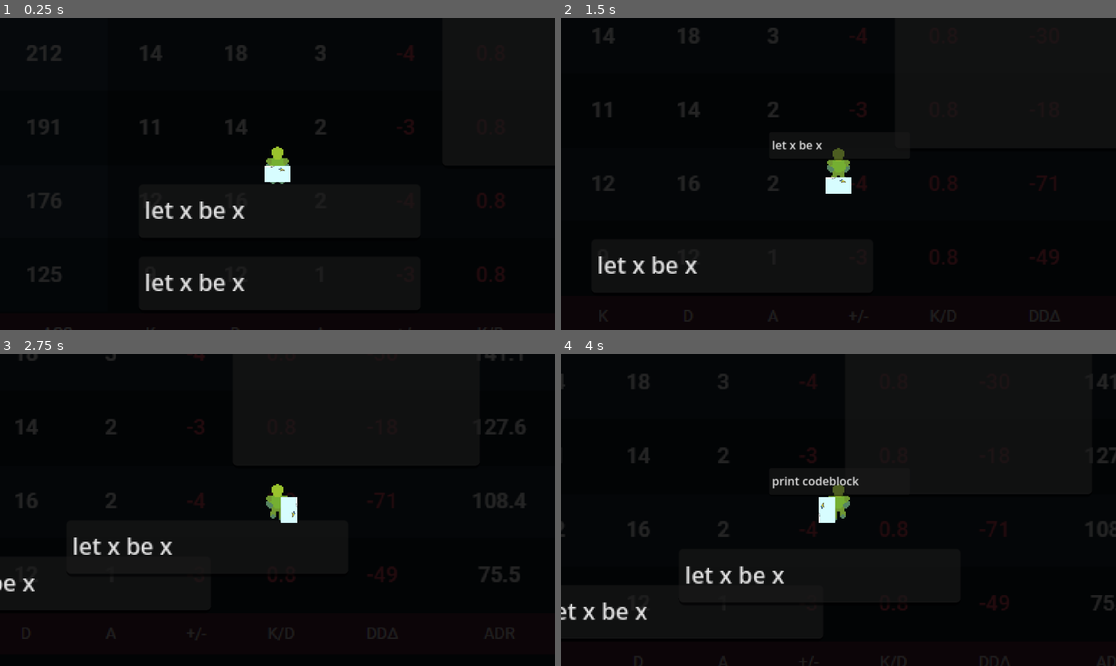
Above: before the commit, frames 1-4 (two rows, left to right).
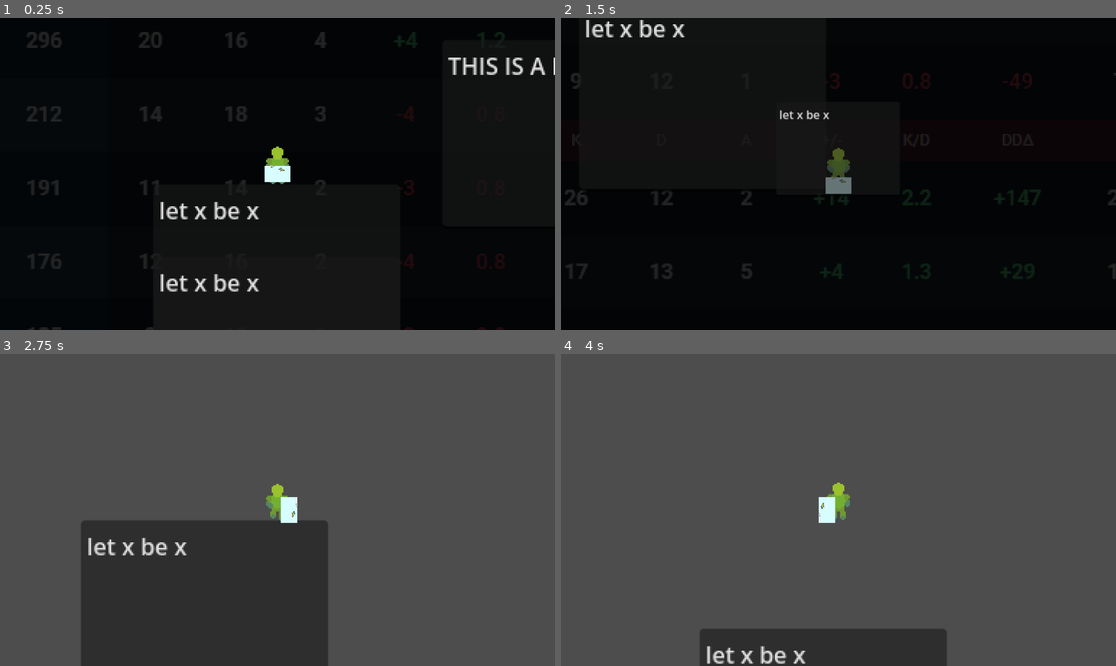
Above: after the commit, the same moments.

Repository: csesoc/csesoc-game-2026
Game: Godot game, scene res://worldspace/world.tscn
Same seed, same stepped clock (60 frames per second), same inputs: the game is played once before the commit and once after it.
Inputs:
- Up to frame 1 (0.25 s): no input
- Up to frame 2 (1.5 s): tap Enter at 0.5 s; hold D (move right) 0.53-1.28 s; hold E (primary interact) 0.53-1.28 s; hold S (move down) from 1.28 s (still down); tap E (primary interact) at 1.35 s
- Up to frame 3 (2.75 s): release S (move down) at 2.03 s; hold D (move right) from 2.03 s (still down); hold E (primary interact) from 2.03 s (still down)
- Up to frame 4 (4 s): release D (move right) at 2.78 s; release E (primary interact) at 2.78 s; hold W (move up) 2.78-3.53 s; tap E (primary interact) at 2.85 s; hold A (move left) from 3.53 s (still down); hold E (primary interact) from 3.53 s (still down)

The runs differ from the first frame. In frame 1, 3.5% of the frame differs, in the area x 4-100%, y 4-100%; in frame 2, 3.3%; in frame 3, 98%; in frame 4, 99%, in the area x 0-100%, y 0-100%.
Error after the commit: Attempt to call function 'instantiate' in base 'null instance' on a null instance. (res://worldspace/interactables/codeblocks/CodeblockAssign.gd:12)

Commit message:
feat | fixed scenes and added codeblock if scene

Diff:
--- a/godot-project/worldspace/interactables/codeblocks/CodeblockAssign.gd
+++ b/godot-project/worldspace/interactables/codeblocks/CodeblockAssign.gd
@@ -1,7 +1,7 @@
 class_name CodeblockAssign
 extends Codeblock
 
-static var scene = preload("res://worldspace/interactables/codeblocks/CodeblockAssign.tscn")
+static var scene = load("res://worldspace/interactables/codeblocks/CodeblockAssign.tscn")
 
 # the value to assign
 var value = 10 # : ExpressionNode = null # (int, string, or other)
--- a/godot-project/worldspace/interactables/codeblocks/CodeblockAssign.tscn
+++ b/godot-project/worldspace/interactables/codeblocks/CodeblockAssign.tscn
@@ -1,10 +1,25 @@
 [gd_scene format=3 uid="uid://bu2qwi4f113h0"]
 
-[ext_resource type="PackedScene" uid="uid://ckh0owkvn118n" path="res://worldspace/interactables/codeblocks/codeblock.tscn" id="1_fhbxj"]
-[ext_resource type="Script" uid="uid://dqceimak8cqly" path="res://worldspace/interactables/codeblocks/CodeblockAssign.gd" id="2_1pvw7"]
+[ext_resource type="Script" uid="uid://ca8jk14ow4od6" path="res://worldspace/interactables/codeblocks/CodeblockIf.gd" id="1_fhbxj"]
+[ext_resource type="Script" uid="uid://b83bksvwk3gsh" path="res://worldspace/interactables/PlayerPickupComponent.gd" id="2_1pvw7"]
 
-[node name="Codeblock" unique_id=1573427484 instance=ExtResource("1_fhbxj")]
+[sub_resource type="RectangleShape2D" id="RectangleShape2D_yq4o1"]
+size = Vector2(171, 131.125)
+
+[node name="Codeblock" type="StaticBody2D" unique_id=1541590970]
+script = ExtResource("1_fhbxj")
+
+[node name="CollisionShape2D" type="CollisionShape2D" parent="." unique_id=1554757667]
+position = Vector2(0, 6.4375)
+shape = SubResource("RectangleShape2D_yq4o1")
+
+[node name="PlayerPickupComponent" type="Node2D" parent="." unique_id=282065732]
 script = ExtResource("2_1pvw7")
 
-[node name="TextEdit" parent="." index="0" unique_id=1894564379]
+[node name="TextEdit" type="TextEdit" parent="." unique_id=141631934]
+offset_left = -86.0
+offset_top = -60.0
+offset_right = 85.0
+offset_bottom = 71.0
 text = "let x be x"
+placeholder_text = "factory"
--- /dev/null
+++ b/godot-project/worldspace/interactables/codeblocks/CodeblockIf.tscn
@@ -0,0 +1,10 @@
+[gd_scene format=3 uid="uid://cl3j2cp2tewpg"]
+
+[ext_resource type="PackedScene" uid="uid://cyqqujrqyibxl" path="res://worldspace/interactables/codefactory.tscn" id="1_4cmen"]
+[ext_resource type="Script" uid="uid://dqceimak8cqly" path="res://worldspace/interactables/codeblocks/CodeblockAssign.gd" id="2_p0aw5"]
+
+[node name="Codeblock" unique_id=1573427484 instance=ExtResource("1_4cmen")]
+script = ExtResource("2_p0aw5")
+
+[node name="TextEdit" parent="." index="2" unique_id=141631934]
+text = "let x be x"
--- a/godot-project/worldspace/interactables/codeblocks/CodeblockPrint.gd
+++ b/godot-project/worldspace/interactables/codeblocks/CodeblockPrint.gd
@@ -1,7 +1,7 @@
 class_name CodeblockPrint
 extends Codeblock
 
-static var scene = preload("res://worldspace/interactables/codeblocks/CodeblockPrint.tscn")
+static var scene = load("res://worldspace/interactables/codeblocks/CodeblockPrint.tscn")
 
 # the value to print
 var value # (int, string, or variable)
--- a/godot-project/worldspace/interactables/codeblocks/CodeblockPrint.tscn
+++ b/godot-project/worldspace/interactables/codeblocks/CodeblockPrint.tscn
@@ -1,10 +1,25 @@
 [gd_scene format=3 uid="uid://iwajr71ge6l2"]
 
-[ext_resource type="PackedScene" uid="uid://bu2qwi4f113h0" path="res://worldspace/interactables/codeblocks/CodeblockAssign.tscn" id="1_1jw7d"]
+[ext_resource type="Script" uid="uid://b83bksvwk3gsh" path="res://worldspace/interactables/PlayerPickupComponent.gd" id="2_8nwst"]
 [ext_resource type="Script" uid="uid://clusmtmmo0u10" path="res://worldspace/interactables/codeblocks/CodeblockPrint.gd" id="2_a8gfb"]
 
-[node name="Codeblock" unique_id=2110746740 instance=ExtResource("1_1jw7d")]
+[sub_resource type="RectangleShape2D" id="RectangleShape2D_yq4o1"]
+size = Vector2(171, 131.125)
+
+[node name="Codeblock" type="StaticBody2D" unique_id=2110746740]
 script = ExtResource("2_a8gfb")
 
-[node name="TextEdit" parent="." index="0" unique_id=1894564379]
+[node name="CollisionShape2D" type="CollisionShape2D" parent="." unique_id=1554757667]
+position = Vector2(0, 6.4375)
+shape = SubResource("RectangleShape2D_yq4o1")
+
+[node name="PlayerPickupComponent" type="Node2D" parent="." unique_id=282065732]
+script = ExtResource("2_8nwst")
+
+[node name="TextEdit" type="TextEdit" parent="." unique_id=141631934]
+offset_left = -86.0
+offset_top = -60.0
+offset_right = 85.0
+offset_bottom = 71.0
 text = "print codeblock"
+placeholder_text = "factory"
--- a/godot-project/worldspace/interactables/codeblocks/codeblock.tscn
+++ /dev/null
@@ -1,27 +0,0 @@
-[gd_scene format=3 uid="uid://ckh0owkvn118n"]
-
-[ext_resource type="Script" uid="uid://bkdsbcxj4bcb3" path="res://worldspace/interactables/CodeFactory.gd" id="1_cd2a7"]
-[ext_resource type="Script" uid="uid://b83bksvwk3gsh" path="res://worldspace/interactables/PlayerPickupComponent.gd" id="2_f8vr4"]
-[ext_resource type="PackedScene" uid="uid://iwajr71ge6l2" path="res://worldspace/interactables/codeblocks/CodeblockPrint.tscn" id="2_jau0g"]
-
-[sub_resource type="RectangleShape2D" id="RectangleShape2D_yq4o1"]
-size = Vector2(193.5, 38.125)
-
-[node name="Codefactory" type="StaticBody2D" unique_id=234468239]
-script = ExtResource("1_cd2a7")
-blockScene = ExtResource("2_jau0g")
-
-[node name="CollisionShape2D" type="CollisionShape2D" parent="." unique_id=1554757667]
-position = Vector2(1, 2)
-shape = SubResource("RectangleShape2D_yq4o1")
-
-[node name="PlayerPickupComponent" type="Node2D" parent="." unique_id=282065732]
-script = ExtResource("2_f8vr4")
-
-[node name="TextEdit" type="TextEdit" parent="." unique_id=141631934]
-offset_left = -96.0
-offset_top = -18.0
-offset_right = 99.0
-offset_bottom = 21.0
-text = "i dont exist codeblock"
-placeholder_text = "factory"
